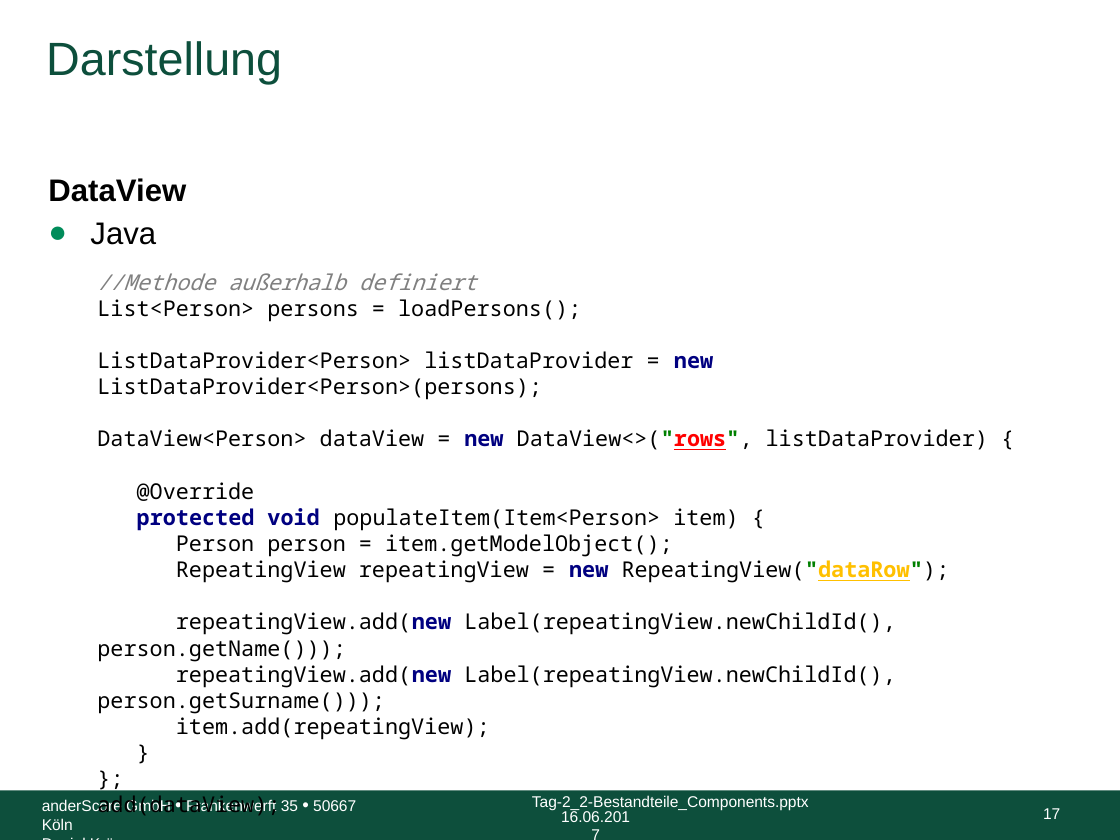
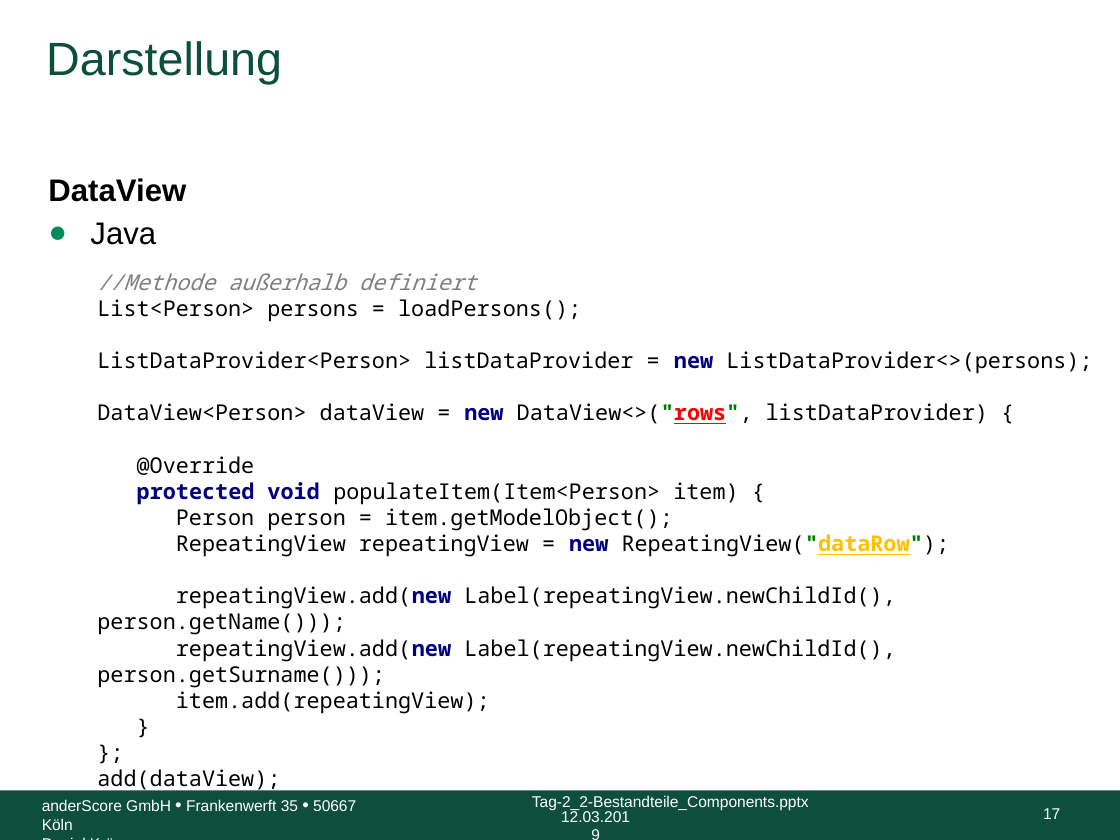
Before and after one commit to anderscore-gmbh/wicket-training, a slide deck: slide 17 of slides/Tag-2_2-Bestandteile_Components.pptx. Drawn at 1120x840 pixels with LibreOffice and Linux fonts; fonts in the diff are those of the drawing; background and template pictures are left out. Boxes give left, top, right and bottom in pixels: in the first picture for what was removed or moved away, otherwise in the second. Text is boxed around its words. In the diff, an @@ line names an element or a change of style, - is before the commit and + after.

```diff
--- a/slides/Tag-2_2-Bestandteile_Components.pptx
+++ b/slides/Tag-2_2-Bestandteile_Components.pptx
@@ text at <box>97,351,1092,714</box>: text changed @@
-  ListDataProvider<Person> listDataProvider = new ListDataProvider<Person>(persons);
-  DataView<Person> dataView = new DataView<>("rows", listDataProvider) {
-  @Override
-  protected void populateItem(Item<Person> item) {
-  Person person = item.getModelObject();
-  RepeatingView repeatingView = new RepeatingView("dataRow");
-  repeatingView.add(new Label(repeatingView.newChildId(), person.getName()));
-  repeatingView.add(new Label(repeatingView.newChildId(), person.getSurname()));
-  item.add(repeatingView);
-  }
-  };
-  add(dataView);
+  ListDataProvider<Person> listDataProvider = new ListDataProvider<>(persons);
+  DataView<Person> dataView = new DataView<>("rows", listDataProvider) {
+  @Override
+  protected void populateItem(Item<Person> item) {
+  Person person = item.getModelObject();
+  RepeatingView repeatingView = new RepeatingView("dataRow");
+  repeatingView.add(new Label(repeatingView.newChildId(), person.getName()));
+  repeatingView.add(new Label(repeatingView.newChildId(), person.getSurname()));
+  item.add(repeatingView);
+  }
+  };
+  add(dataView);
@@ text at <box>561,809,630,822</box>: text changed @@
-16.06.2017
+12.03.2019
```
Also in this commit, not shown: 16 other slides changed, 2 other files.
